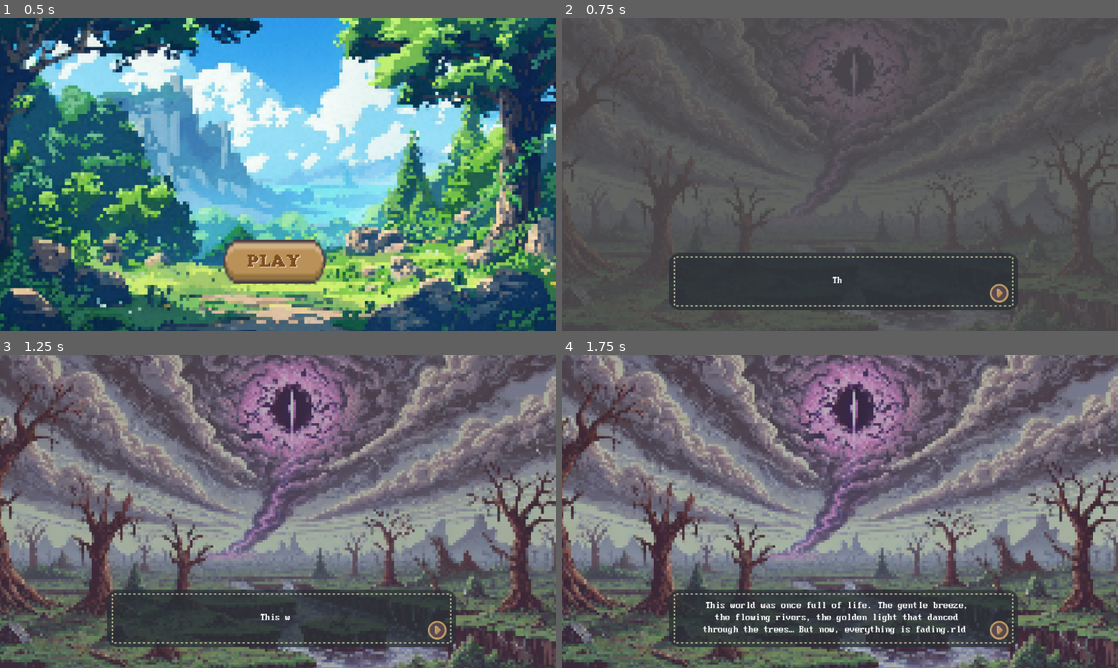
Above: before the commit, frames 1-4 (two rows, left to right).
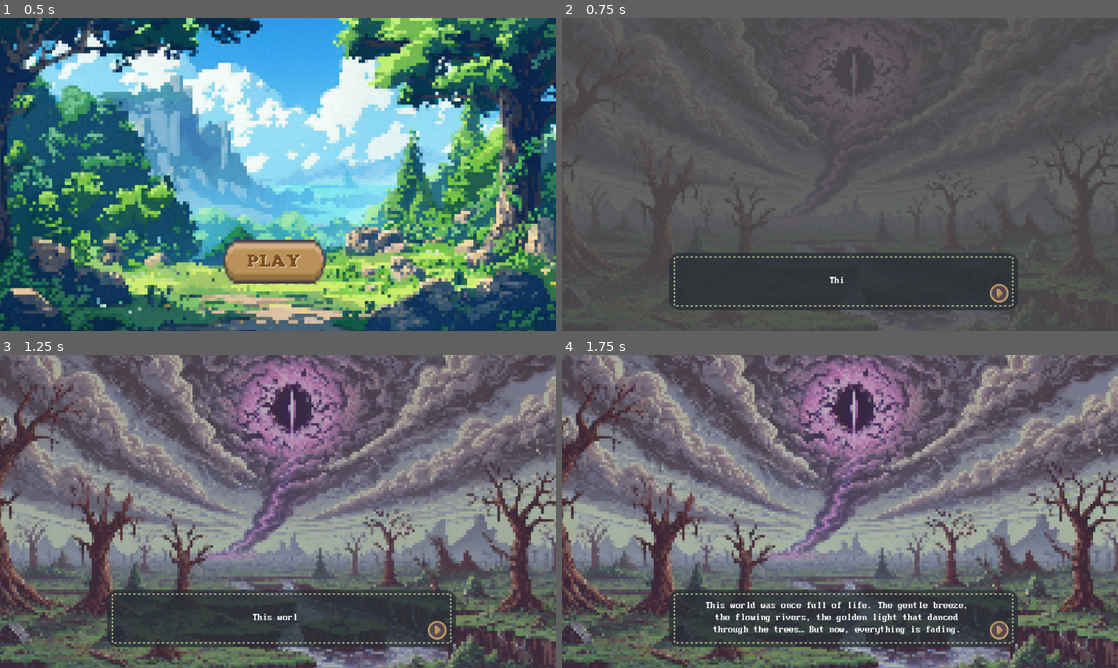
Above: after the commit, the same moments.

Repository: aidahputri/whispering-winds
Game: Godot game, scene res://scenes/TitleScreen.tscn
Same seed, same stepped clock (60 frames per second), same inputs: the game is played once before the commit and once after it.
Inputs (mouse positions are in pixels of both pictures, inside the frame that each line leads up to):
- Up to frame 1 (0.5 s): no input
- Up to frame 2 (0.75 s): click "PLAY" at 0.5 s
- Up to frame 3 (1.25 s): no input
- Up to frame 4 (1.75 s): click (1001, 630) at 1.25 s

Frame 1 is identical in both runs. In frame 2, less than 0.1% of the frame differs, in the area x 48-51%, y 82-85%; in frame 3, 0.1%; in frame 4, 0.6%, in the area x 25-73%, y 86-90%.

Commit message:
feat: add dialogues

Diff:
--- a/scenes/script/Start1.gd
+++ b/scenes/script/Start1.gd
@@ -13,10 +13,17 @@
 	{"character": "", "text": "But hope is not yet lost… Someone has been chosen.", "bg": "res://assets/background/start2.png"},
 	{"character": "", "text": "In a long-forgotten shrine, a boy awakens. He does not remember how he got here. Only the sound of the wind whispers to him, calling his name..."},
 	{"character": "", "text": "Aeria."},
+	{"character": "", "text": "His eyes flutter open, adjusting to the dim light of the shrine. A soft breeze brushes against his skin, carrying a distant voice—gentle, yet beckoning."},
+	{"character": "", "text": "He rises to her feet, his steps unsteady at first. The whispering wind calls again. With cautious curiosity, he follows the unseen presence."},
+	{"character": "???", "text": "You… are the Last Guardian.", "bg": "res://assets/background/start3.png"},
+	{"character": "Aeria", "text": "Who.. are you?"},
+	{"character": "Anemoi", "text": "I'm Anemoi, The Wind Spirit. This world is on the brink of collapse, and only you can awaken the slumbering spirits."},
+	{"character": "Anemoi", "text": "Seek the lost power. Listen to the voices of the wind and water. Only then can you restore balance and seal the Spiritus Rift… before it is too late."},
 ]
 var current_index = 0
-var typing_speed = 0.1
+var typing_speed = 0.07
 var is_typing = false
+var skip_typing = false
 
 func _ready():
 	show_dialog()
@@ -29,7 +36,7 @@
 
 		if current_dialog["character"] != "":
 			label_character.text = current_dialog["character"]
-			label_character.show()
+			char_box.show()
 		else:
 			char_box.hide()
 
@@ -48,16 +55,19 @@
 
 func _on_next_button_pressed():
 	if is_typing:
-		label_dialog.text = dialog_data[current_index]["text"]
-		is_typing = false
+		skip_typing = true
 	else:
 		current_index += 1
 		show_dialog()
 
 func type_text(text: String):
 	is_typing = true
+	skip_typing = false
 	label_dialog.text = ""
 	for i in range(text.length()):
+		if skip_typing:
+			label_dialog.text = text
+			break
 		label_dialog.text += text[i]
 		await get_tree().create_timer(typing_speed).timeout
 	is_typing = false
